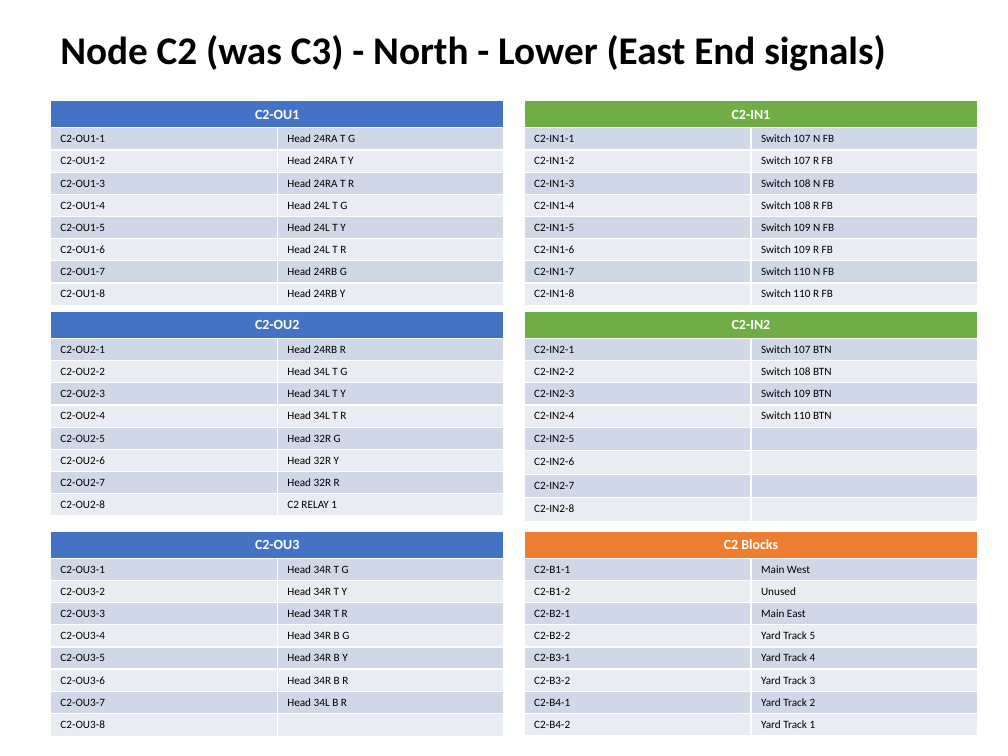
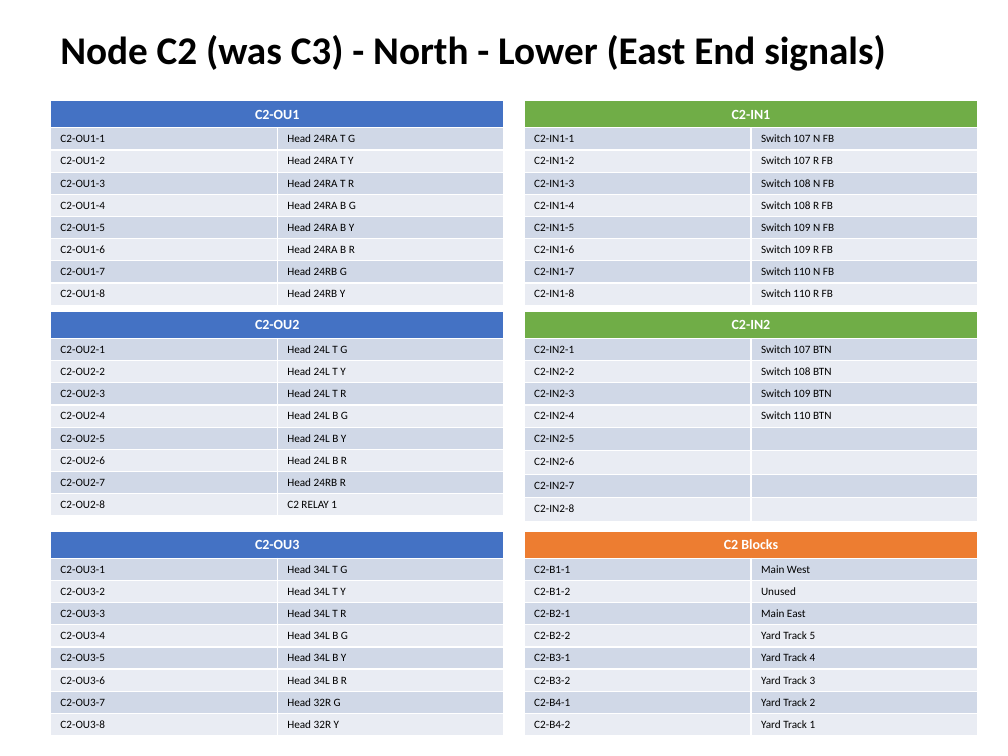
Before and after one commit to lnevo/hart, a slide deck: slide 4 of docs/wiring/Wiring_Schematic.pptx. Drawn at 1008x756 pixels with LibreOffice and Linux fonts; fonts in the diff are those of the drawing. Boxes give left, top, right and bottom in pixels: in the first picture for what was removed or moved away, otherwise in the second. Text is boxed around its words. In the diff, an @@ line names an element or a change of style, - is before the commit and + after.

```diff
--- a/docs/wiring/Wiring_Schematic.pptx
+++ b/docs/wiring/Wiring_Schematic.pptx
@@ table at <box>50,101,504,301</box> @@
-row 5, column 2: Head 24L T G
+row 5, column 2: Head 24RA B G
-row 6, column 2: Head 24L T Y
+row 6, column 2: Head 24RA B Y
-row 7, column 2: Head 24L T R
+row 7, column 2: Head 24RA B R
@@ table at <box>50,311,504,512</box> @@
-row 2, column 2: Head 24RB R
+row 2, column 2: Head 24L T G
-row 3, column 2: Head 34L T G
+row 3, column 2: Head 24L T Y
-row 4, column 2: Head 34L T Y
+row 4, column 2: Head 24L T R
-row 5, column 2: Head 34L T R
+row 5, column 2: Head 24L B G
-row 6, column 2: Head 32R G
+row 6, column 2: Head 24L B Y
-row 7, column 2: Head 32R Y
+row 7, column 2: Head 24L B R
-row 8, column 2: Head 32R R
+row 8, column 2: Head 24RB R
@@ table at <box>50,531,504,732</box> @@
-row 2, column 2: Head 34R T G
+row 2, column 2: Head 34L T G
-row 3, column 2: Head 34R T Y
+row 3, column 2: Head 34L T Y
-row 4, column 2: Head 34R T R
+row 4, column 2: Head 34L T R
-row 5, column 2: Head 34R B G
+row 5, column 2: Head 34L B G
-row 6, column 2: Head 34R B Y
+row 6, column 2: Head 34L B Y
-row 7, column 2: Head 34R B R
+row 7, column 2: Head 34L B R
-row 8, column 2: Head 34L B R
+row 8, column 2: Head 32R G
-row 9, column 2: 
+row 9, column 2: Head 32R Y
```
Also in this commit, not shown: 4 other slides changed, 13 other files.
